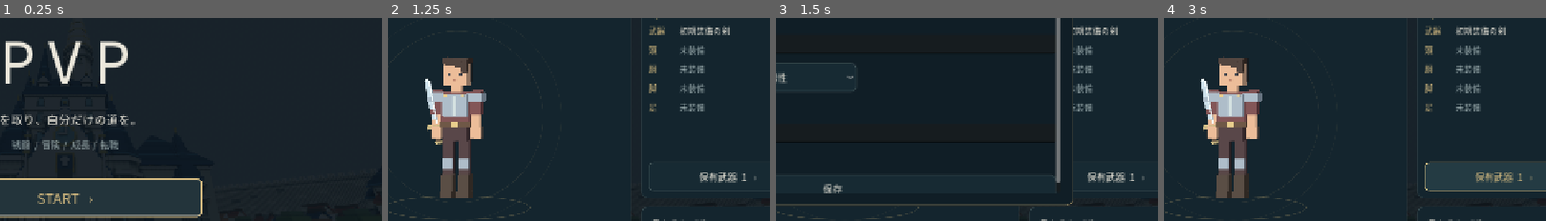
Above: before the commit, frames 1-4 (left to right).
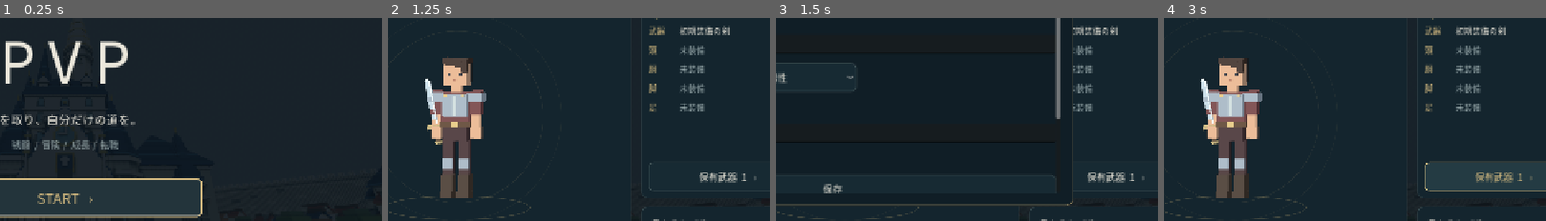
Above: after the commit, the same moments.

Repository: Iam-2squared/PVP
Game: Godot game, scene res://scenes/frontend/start_home.tscn
Same seed, same stepped clock (60 frames per second), same inputs: the game is played once before the commit and once after it.
Inputs (mouse positions are % of the whole screen's width and height, from its top left):
- Up to frame 1 (0.25 s): no input
- Up to frame 2 (1.25 s): click "START ›" at 0.5 s
- Up to frame 3 (1.5 s): click "プレイヤー設定" at 1.25 s
- Up to frame 4 (3 s): click (49, 96) at 2 s, where only the run after the commit has a clickable "復帰コードで以前のキャラクターに戻る"; click "保有武器 1 ›" at 2.75 s
The pictures show only the part of the screen within x 42-92%, y 26-76%; the shares and areas given below are measured in that part.

Frames 1-2 are identical in both runs. In frame 3, 0.5% of the frame differs, in the area x 73-75%, y 49-82%; in frame 4, nothing differs.

Commit message:
feat: free one-click Windows PvP hosting via Cloudflare Quick Tunnel
* feat(host): add on-demand Windows Cloudflare playtest launcher (Start-PVP-Public.bat)

* feat(host): add on-demand Windows Cloudflare playtest launcher (Stop-PVP-Public.bat)

* feat(host): add on-demand Windows Cloudflare playtest launcher (tools/windows_public/Start-PVP-Public.ps1)

* feat(host): add on-demand Windows Cloudflare playtest launcher (tools/windows_public/Stop-PVP-Public.ps1)

* feat(host): autoconnect same-origin WSS in quick tunnel and add portable recovery codes

* feat(host): show portable private recovery code controls in player settings

* test(host): validate session recovery and keep local binaries/data out of git

* test(host): validate session recovery and keep local binaries/data out of git

* test(host): validate session recovery and keep local binaries/data out of git

* docs(host): add Japanese Windows one-click hosting and recovery guide

* docs(host): link one-click Windows hosting from README

* ci(host): verify Windows PowerShell launcher syntax and native Godot recovery tests

* fix(host): restore cached profile on failed recovery-code save

* ci: pin checkout v4.2.2 to the verified upstream SHA

* fix(host): make Windows PowerShell 5.1 script ASCII safe and derive Unicode Godot project path

* ci(host): run GDScript regression on Linux headless and launcher parser on Windows

Diff:
--- a/scripts/battle/profile_store.gd
+++ b/scripts/battle/profile_store.gd
@@ -11,8 +11,21 @@
 	path = save_path
 	_load()
 
+func _suggested_endpoint() -> String:
+	# Only the temporary Cloudflare host uses the same origin as its game socket.
+	# Leave existing desktop/LAN or other hosted preview settings unchanged.
+	if OS.has_feature("web"):
+		var host: Variant = JavaScriptBridge.eval("window.location.hostname", true)
+		if host is String and str(host).ends_with(".trycloudflare.com"):
+			var authority: Variant = JavaScriptBridge.eval("window.location.host", true)
+			if authority is String and not str(authority).is_empty():
+				return "wss://" + str(authority) + "/ws"
+	return DEFAULT_ENDPOINT
+
+
 func _load() -> void:
-	data = {"version":1,"endpoint":DEFAULT_ENDPOINT,"username":"冒険者","job_id":"warrior","female":false,"identities":{},"profiles":{}}
+	var proposed := _suggested_endpoint()
+	data = {"version":1,"endpoint":proposed,"username":"冒険者","job_id":"warrior","female":false,"identities":{},"profiles":{}}
 	if not FileAccess.file_exists(path): return
 	var parser:=JSON.new()
 	if parser.parse(FileAccess.get_file_as_string(path))!=OK: return
@@ -23,6 +36,8 @@
 	if saved.get("female") is bool: data["female"] = saved["female"]
 	for key in ["identities","profiles"]:
 		if saved.get(key) is Dictionary: data[key] = saved[key]
+	if proposed != DEFAULT_ENDPOINT and str(data["endpoint"]) == DEFAULT_ENDPOINT:
+		data["endpoint"] = proposed
 
 func save() -> bool:
 	var temporary:=path+".tmp"
@@ -76,3 +91,32 @@
 
 func has_registered_identity(url: String) -> bool:
 	return not str(identity_for(url).get("token","")).is_empty()
+
+func export_recovery_code(url: String) -> String:
+	var entry: Variant = data["identities"].get(url,{})
+	if not entry is Dictionary: return ""
+	var id := str(entry.get("player_id",""))
+	var token := str(entry.get("token",""))
+	if id.length()!=32 or token.length()!=64 or not id.is_valid_hex_number() or not token.is_valid_hex_number(): return ""
+	return "PVP1-" + id + "-" + token
+
+
+func import_recovery_code(url: String, code: String) -> bool:
+	# This code is a bearer credential, never send it to logs or share links.
+	var parts := code.strip_edges().split("-",false)
+	if parts.size()!=3 or parts[0]!="PVP1": return false
+	var id := str(parts[1]).to_lower()
+	var token := str(parts[2]).to_lower()
+	if id.length()!=32 or token.length()!=64 or not id.is_valid_hex_number() or not token.is_valid_hex_number(): return false
+	var existing: Variant = data["identities"].get(url,{})
+	if existing is Dictionary and not str(existing.get("token","")).is_empty():
+		return str(existing.get("player_id",""))==id and str(existing.get("token",""))==token
+	var had_profile: bool = data["profiles"].has(url)
+	var previous_profile: Variant = data["profiles"].get(url,{})
+	data["identities"][url]={"player_id":id,"token":token}
+	data["profiles"].erase(url)
+	if save(): return true
+	if existing is Dictionary and not existing.is_empty(): data["identities"][url]=existing
+	else: data["identities"].erase(url)
+	if had_profile: data["profiles"][url]=previous_profile
+	return false
--- a/scripts/frontend/start_home.gd
+++ b/scripts/frontend/start_home.gd
@@ -601,6 +601,43 @@
 		_close_popup()
 		show_home()
 	,"SavePlayerSettingsButton")
+	_label(column,"復帰コードはアカウントの鍵です。誰にも見せず安全な場所へ保存してください。",13,MUTED,false,true)
+	if _store.has_registered_identity(_store.endpoint()):
+		var code_display:=LineEdit.new()
+		code_display.name="RecoveryCodeDisplay"
+		code_display.editable=false
+		code_display.secret=true
+		code_display.text=_store.export_recovery_code(_store.endpoint())
+		column.add_child(code_display)
+		_button(column,"復帰コードを表示・コピー",func() -> void:
+			code_display.secret=false
+			code_display.select_all()
+			DisplayServer.clipboard_set(code_display.text)
+			error.text="復帰コードを安全な場所へ保存してください。コピーできない場合は表示された文字を選択してください。"
+		,"CopyRecoveryCodeButton")
+	_label(column,"再公開時は新しいURLになるため、以前の復帰コードをここに入力してから接続してください。",13,MUTED,false,true)
+	var recovery_input:=LineEdit.new()
+	recovery_input.name="RecoveryCodeEdit"
+	recovery_input.placeholder_text="PVP1-...（秘密の復帰コード）"
+	recovery_input.secret=true
+	column.add_child(recovery_input)
+	_button(column,"復帰コードで以前のキャラクターに戻る",func() -> void:
+		if _connected() or _connecting:
+			error.text="いったん切断してから復帰してください。"
+			return
+		var url:=endpoint.text.strip_edges()
+		if not (url.begins_with("ws://") or url.begins_with("wss://")) or url.contains(" "):
+			error.text="対戦サーバーのURLが無効です。"
+			return
+		if not _store.import_recovery_code(url,recovery_input.text):
+			error.text="復帰コードが無効、または別の登録済みキャラクターがあります。"
+			return
+		_store.configure(url,str(profile.get("username","冒険者")),str(profile.get("job_id","warrior")),bool(profile.get("female",false)))
+		profile=_store.display_profile(url)
+		_notice_message="復帰コードを保存しました。接続するとサーバーの成長情報を確認します。"
+		_close_popup()
+		show_home()
+	,"RestoreRecoveryCodeButton")
 
 func _exit_tree() -> void:
 	if is_instance_valid(_session): _session.queue_free()
--- a/tools/test_frontend_battle.gd
+++ b/tools/test_frontend_battle.gd
@@ -53,6 +53,22 @@
 	var copy:Dictionary=reloaded.display_profile(store.endpoint())
 	copy.stats.HP=99999
 	_check(reloaded.display_profile(store.endpoint()).stats.HP==100,"A displayed dictionary mutated stored authoritative progression")
+	var recovery_path:="user://test_recovery_%d.json"%Time.get_ticks_usec()
+	_paths.append(recovery_path)
+	var recovery_store=Profiles.new(recovery_path)
+	var original_url:="wss://one.trycloudflare.com/ws"
+	var rotating_url:="wss://two.trycloudflare.com/ws"
+	var first_identity:=recovery_store.identity_for(original_url)
+	var private_token:="a".repeat(64)
+	recovery_store.remember_identity(original_url,{"player_id":first_identity.player_id,"token":private_token})
+	var recovery_code:=recovery_store.export_recovery_code(original_url)
+	_check(recovery_code.begins_with("PVP1-") and recovery_code.length()==102,"A registered identity has no portable recovery code")
+	_check(recovery_store.import_recovery_code(rotating_url,recovery_code),"Rotating public URL cannot restore an existing identity")
+	_check(recovery_store.identity_for(rotating_url).player_id==first_identity.player_id and recovery_store.identity_for(rotating_url).token==private_token,"Recovered identity did not match the server authority")
+	_check(not recovery_store.import_recovery_code(rotating_url,"PVP1-bad"),"Malformed recovery code replaced an identity")
+	_check(not recovery_store.import_recovery_code(rotating_url,"PVP1-"+"b".repeat(32)+"-"+"b".repeat(64)),"Registered identity was silently overwritten")
+	var recovery_reload:=Profiles.new(recovery_path)
+	_check(recovery_reload.identity_for(rotating_url).token==private_token,"Restored token did not persist after reload")
 	var file:=FileAccess.open(path,FileAccess.WRITE)
 	file.store_string("{")
 	file.close()
Not shown, added: .github/workflows/pvp-local-host-check.yml
Not shown, changed: .gitignore
Not shown, changed: README.md
Not shown, added: Start-PVP-Public.bat
Not shown, added: Stop-PVP-Public.bat
Not shown, added: docs/WINDOWS_PUBLIC_HOST.md
Not shown, added: tools/windows_public/Start-PVP-Public.ps1
Not shown, added: tools/windows_public/Stop-PVP-Public.ps1
